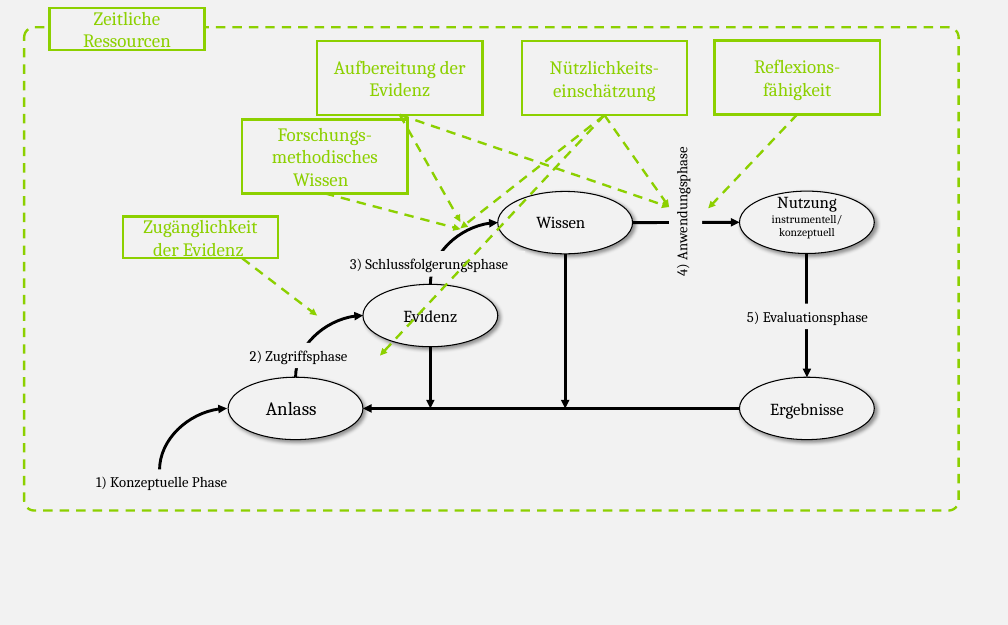
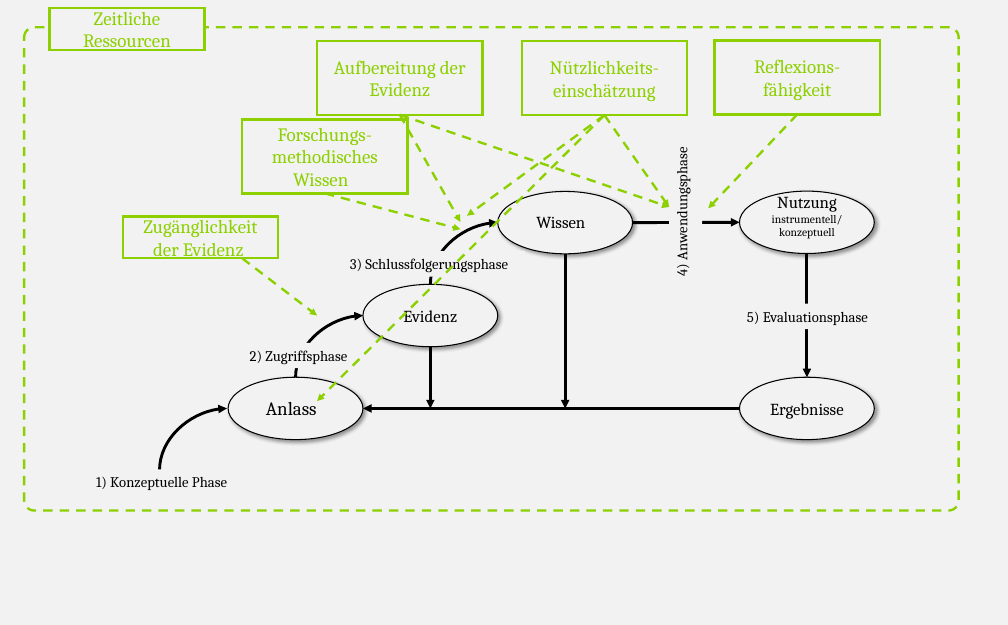
Before and after one commit to kirstinschmidt/GEBF_2025, a slide deck: slide 7 of img/Groß_Ophoff et al (2023)_adapted.pptx. Drawn at 1008x625 pixels with LibreOffice and Linux fonts; fonts in the diff are those of the drawing. Boxes give left, top, right and bottom in pixels: in the first picture for what was removed or moved away, otherwise in the second. Text is boxed around its words. In the diff, an @@ line names an element or a change of style, - is before the commit and + after.

```diff
--- a/img/Groß_Ophoff et al (2023)_adapted.pptx
+++ b/img/Groß_Ophoff et al (2023)_adapted.pptx
@@ arrow moved from (605, 115) - (380, 355) to (605, 115) - (317, 402) @@
@@ arrow moved from (605, 115) - (461, 228) to (605, 115) - (467, 216) @@
```
Also in this commit, not shown: 1 other slide changed, 2 other files.
